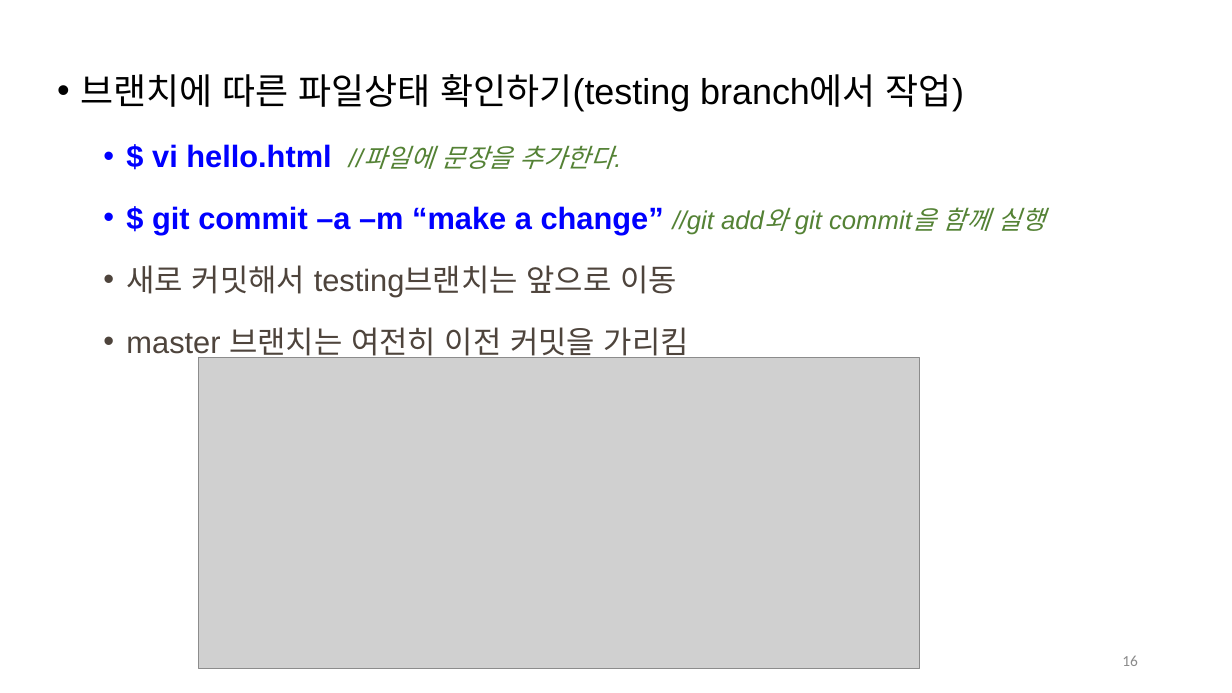
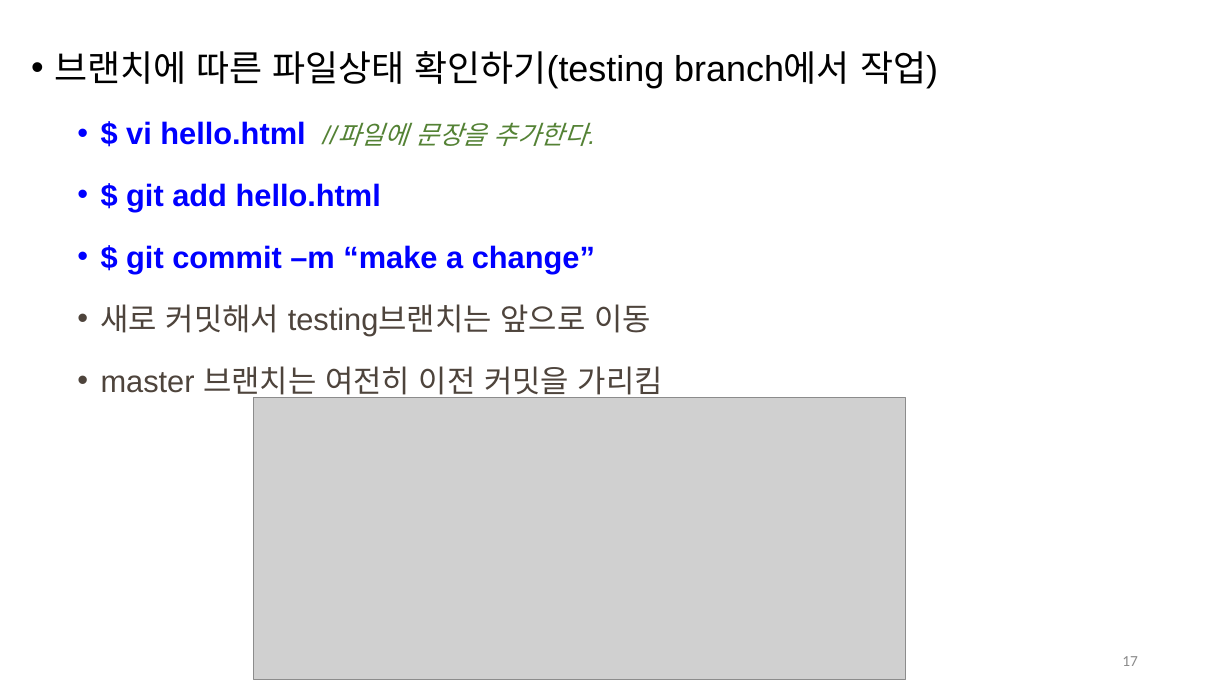
Before and after one commit to Open-Source-Programming/OpenSource-Lec, a slide deck: slide 17 of 07-Git2.pptx (slide 16 before the commit). Drawn at 1232x693 pixels with LibreOffice and Linux fonts; fonts in the diff are those of the drawing; grey boxes stand for pictures; background and template pictures are left out. Boxes give left, top, right and bottom in pixels: in the first picture for what was removed or moved away, otherwise in the second. Text is boxed around its words. In the diff, an @@ line names an element or a change of style, - is before the commit and + after.

Commit message:
11월 9일 커밋

```diff
--- a/07-Git2.pptx
+++ b/07-Git2.pptx
@@ text "브랜치에 따른 파일상태 확인하기(testing branch에서 ...": place and size @@
-text "브랜치에 따른 파일상태 확인하기(testing branch에서 ..." at box(80, 74, 1044, 362)
+text "브랜치에 따른 파일상태 확인하기(testing branch에서 ..." at box(54, 51, 938, 400)
@@ text at box(126, 183, 595, 274): text changed @@
-  • $ git commit –a –m “make a change” //git add와 git commit을 함께 실행
+  • $ git add hello.html
+  • $ git commit –m “make a change”
@@ picture: place and size @@
-picture at box(199, 358, 920, 669)
+picture at box(254, 398, 907, 679)
@@ page number at box(1122, 656, 1138, 666): text changed @@
-16
+17
```
Also in this commit, not shown: 13 other slides changed, 1 slide added, 1 other file.
